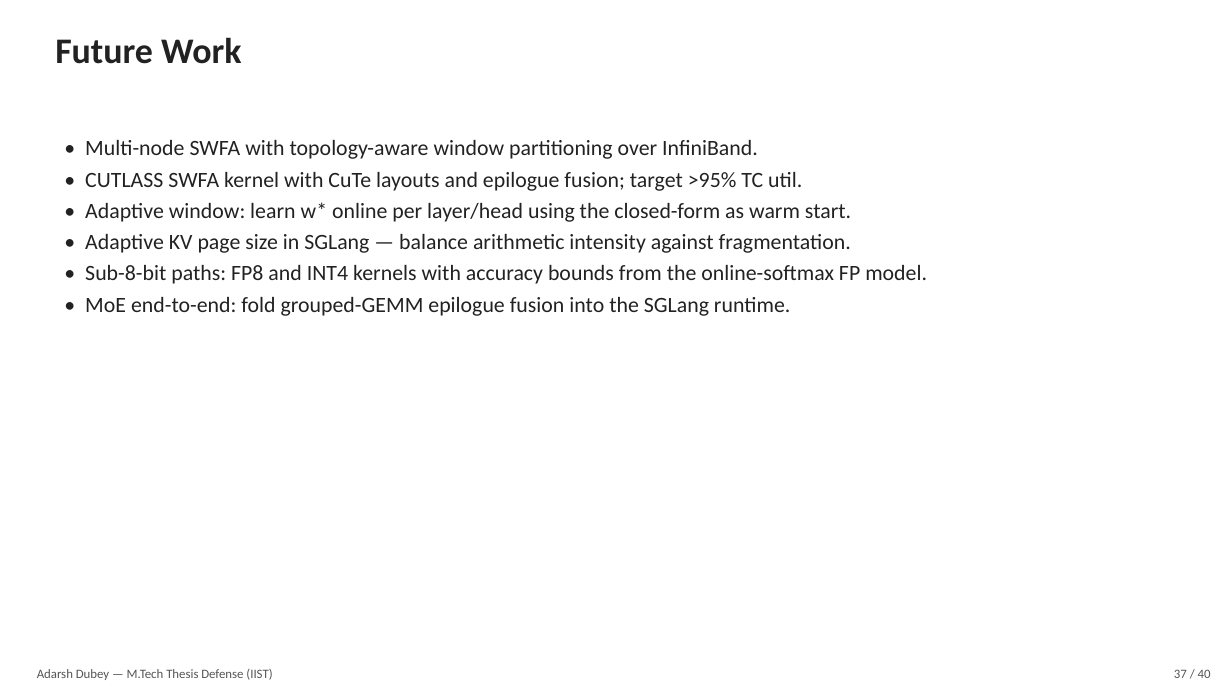
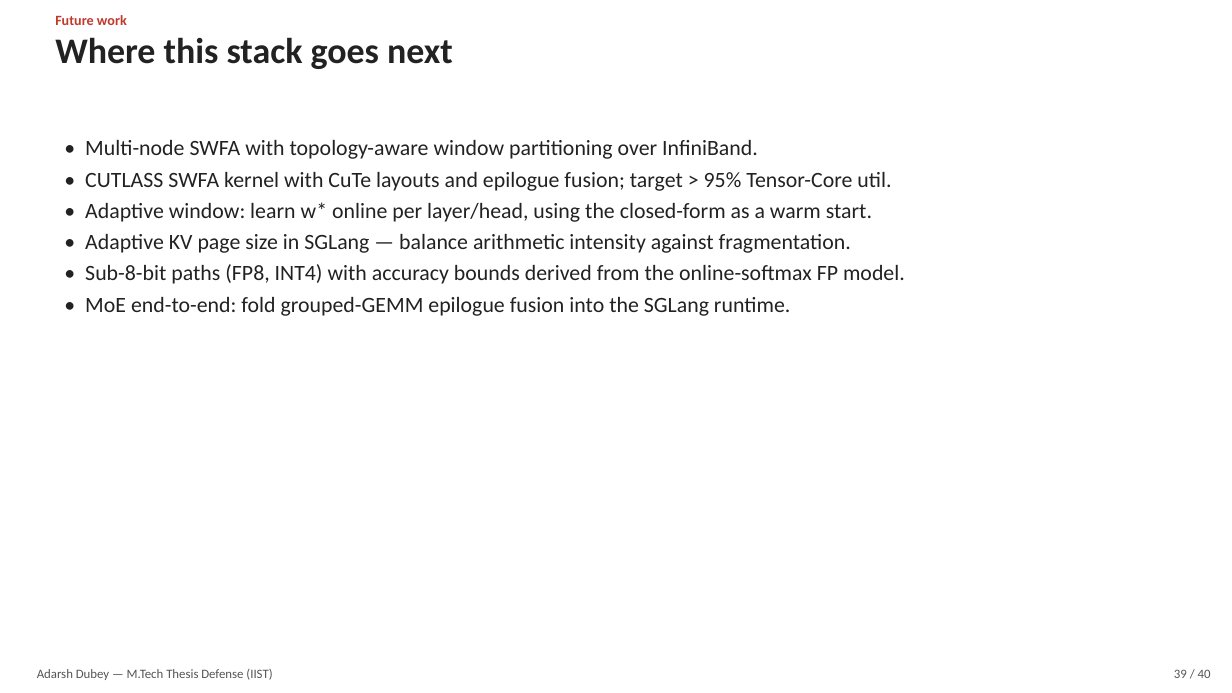
Before and after one commit to adubey-ai/mtech-thesis, a slide deck: slide 39 of thesis_defense.pptx (slide 37 before the commit). Drawn at 1232x693 pixels with LibreOffice and Linux fonts; fonts in the diff are those of the drawing. Boxes give left, top, right and bottom in pixels: in the first picture for what was removed or moved away, otherwise in the second. Text is boxed around its words. In the diff, an @@ line names an element or a change of style, - is before the commit and + after.

```diff
--- a/thesis_defense.pptx
+++ b/thesis_defense.pptx
@@ text at bbox=[55, 15, 127, 25]: text changed; size 28 to 11 pt; text colour #222222 to #C0392B @@
-Future Work
+Future work
@@ text added at bbox=[55, 37, 453, 69], 28 pt, text #222222, bold @@
+Where this stack goes next
@@ text at bbox=[85, 172, 891, 222]: text changed @@
-• CUTLASS SWFA kernel with CuTe layouts and epilogue fusion; target >95% TC util.
-• Adaptive window: learn w* online per layer/head using the closed-form as warm start.
+• CUTLASS SWFA kernel with CuTe layouts and epilogue fusion; target > 95% Tensor-Core util.
+• Adaptive window: learn w* online per layer/head, using the closed-form as a warm start.
@@ text at bbox=[85, 264, 905, 284]: text changed @@
-• Sub-8-bit paths: FP8 and INT4 kernels with accuracy bounds from the online-softmax FP model.
+• Sub-8-bit paths (FP8, INT4) with accuracy bounds derived from the online-softmax FP model.
@@ text at bbox=[1174, 669, 1211, 678]: text changed @@
-37 / 40
+39 / 40
```
Also in this commit, not shown: 30 other slides changed, 9 slides added, 9 slides removed, 1 other file.
